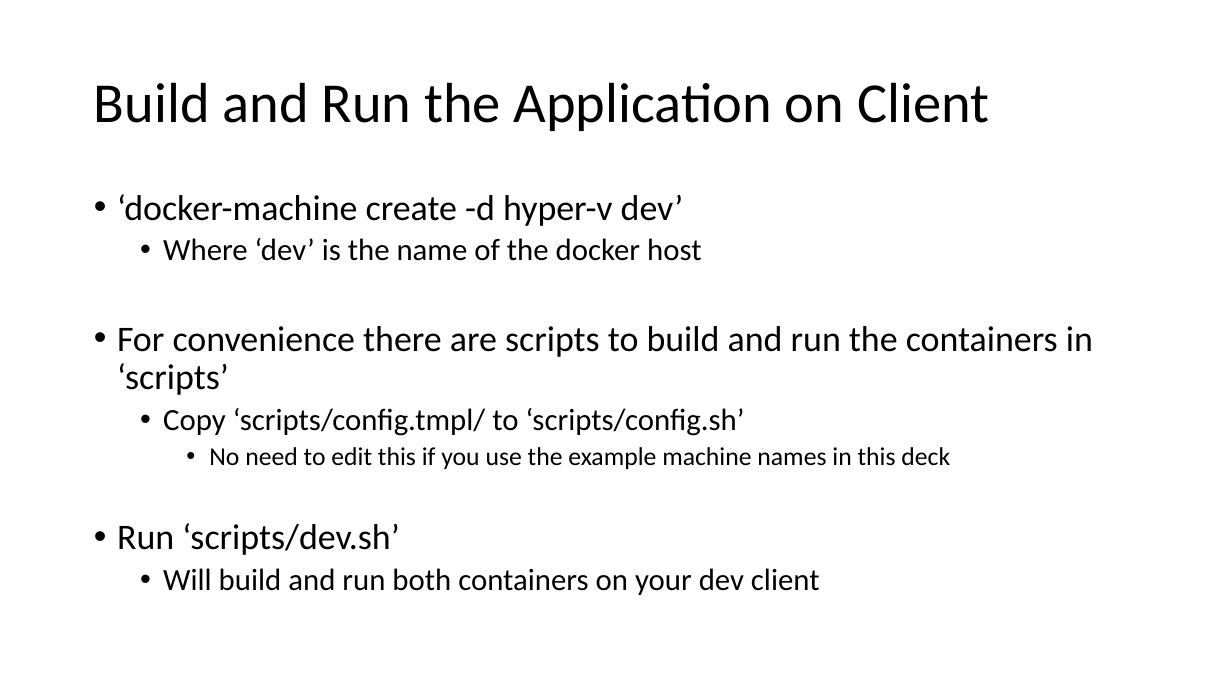
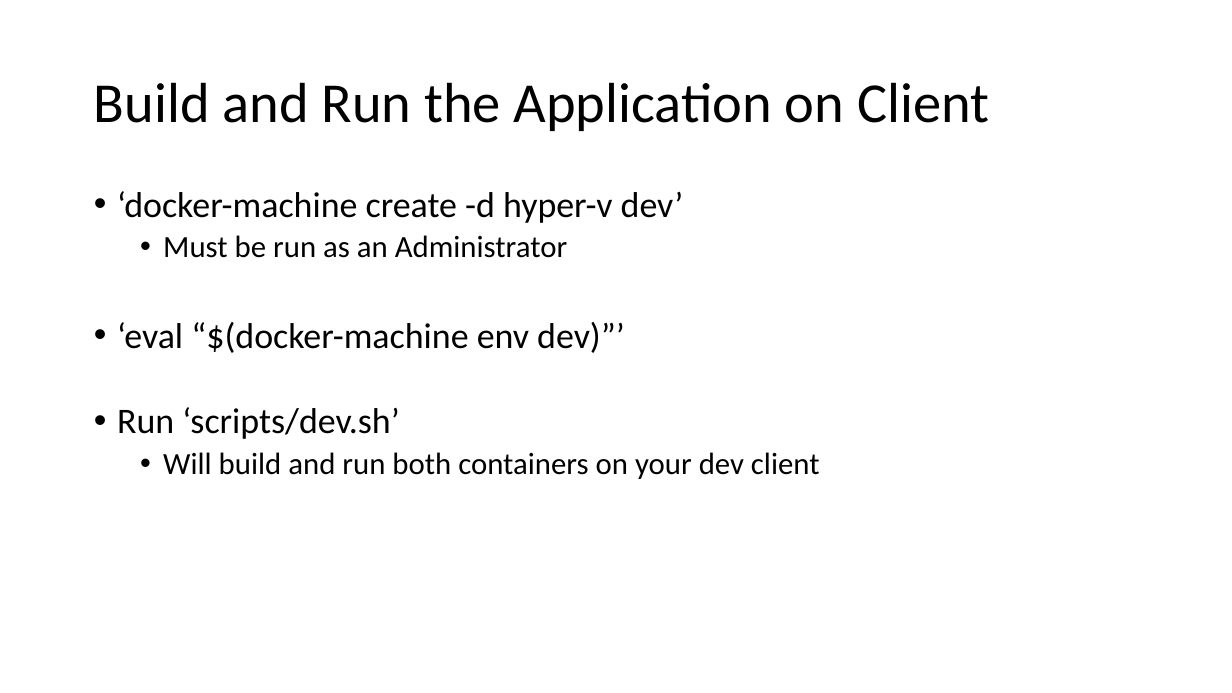
Before and after one commit to tvsnarayana/AzureDevTestDeploy, a slide deck: slide 21 of docs/tutorial.pptx (slide 17 before the commit). Drawn at 1232x693 pixels with LibreOffice and Linux fonts; fonts in the diff are those of the drawing. Boxes give left, top, right and bottom in pixels: in the first picture for what was removed or moved away, otherwise in the second. Text is boxed around its words. In the diff, an @@ line names an element or a change of style, - is before the commit and + after.

```diff
--- a/docs/tutorial.pptx
+++ b/docs/tutorial.pptx
@@ text at (x1=117, y1=235, x2=625, y2=353): text changed; size 24 to 28 pt @@
-  • Where ‘dev’ is the name of the docker host
-• For convenience there are scripts to build and run the containers in ‘scripts’
-  • Copy ‘scripts/config.tmpl/ to ‘scripts/config.sh’
-    • No need to edit this if you use the example machine names in this deck
+  • Must be run as an Administrator
+• ‘eval “$(docker-machine env dev)”’
```
Also in this commit, not shown: 6 other slides changed, 4 slides added, 1 slide removed.
